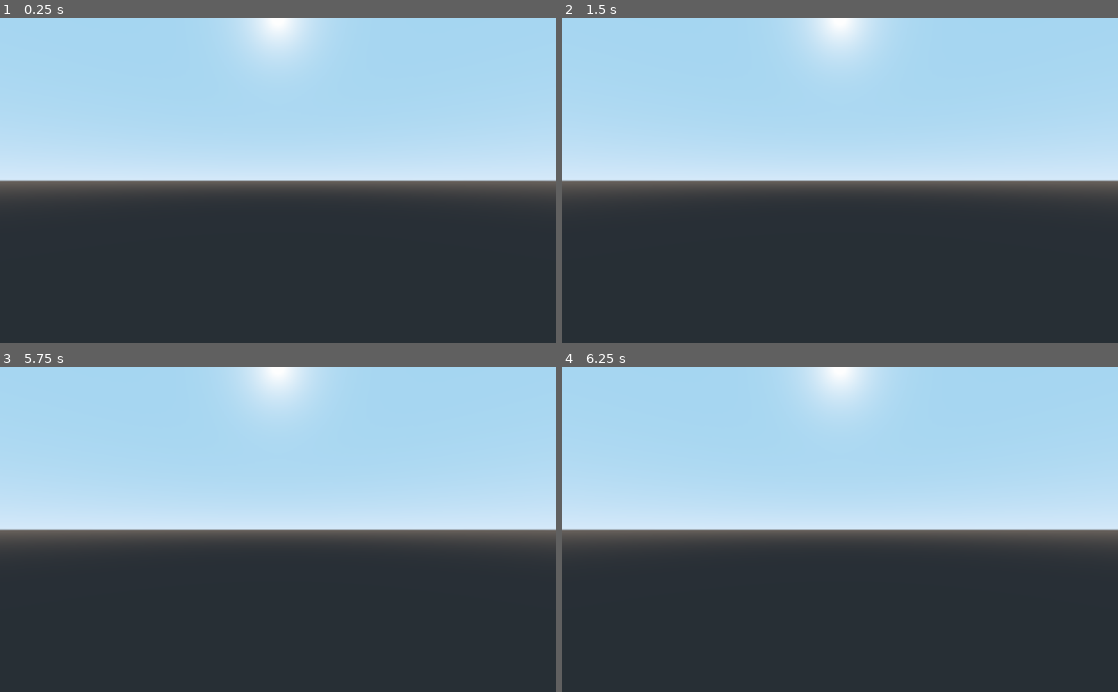
Above: before the commit, frames 1-4 (two rows, left to right).
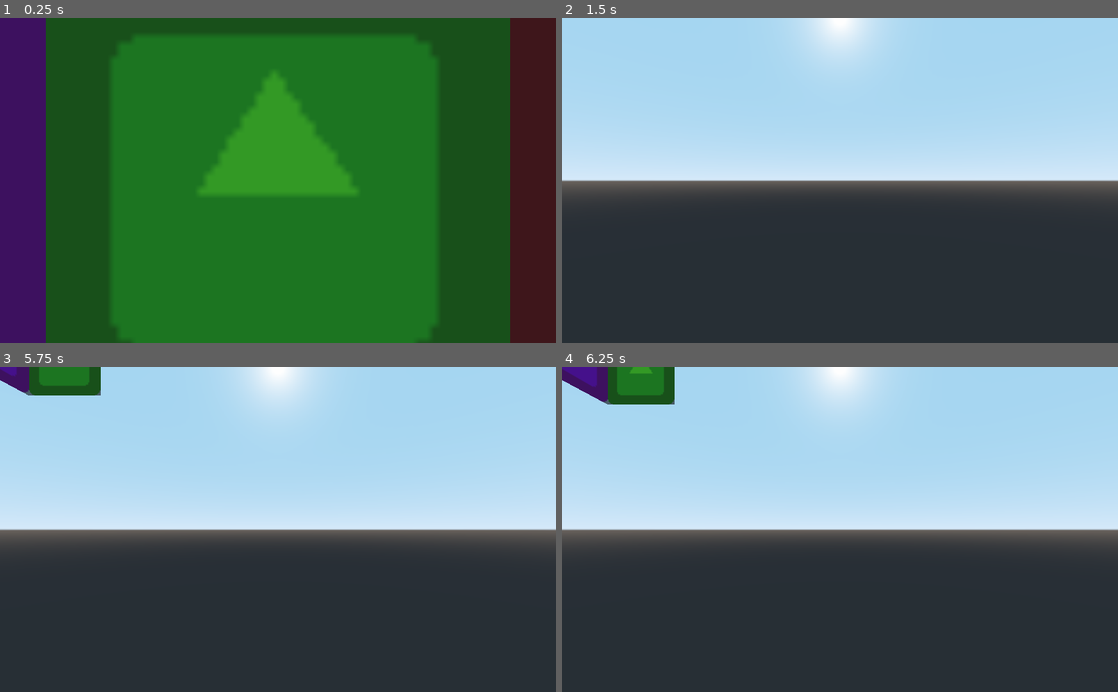
Above: after the commit, the same moments.

Repository: bemain/game-jam-2022w8
Game: Godot game, scene res://World.tscn
The game is run twice, just before and just after one commit, with the same random seed, the same clock (stepped at 60 frames per second) and the same inputs. The engine's default icon, where the game draws it, is replaced by a stand-in: a white triangle on a blue panel in a dark square.
Inputs (mouse positions are in pixels of both pictures, inside the frame that each line leads up to):
- Up to frame 1 (0.25 s): no input
- Up to frame 2 (1.5 s): tap Enter at 0.5 s; move the mouse to (962, 164) at 0.52 s; hold D 0.53-1.25 s; tap Q at 0.6 s; click (962, 164) at 0.67 s; tap Space at 1.25 s; drag from (728, 196) to (812, 245) at 1.27 s
- Up to frame 3 (5.75 s): tap Enter at 2, 3.5 s; move the mouse to (333, 458) at 2.02 s; hold D 2.03-2.75 s; tap Q at 2.1, 3.6, 5.1 s; tap Space at 2.75, 4.25 s; drag from (250, 594) to (111, 480) at 2.77 s; move the mouse to (444, 578) at 3.52 s; hold A 3.53-4.25 s; drag from (111, 480) to (194, 448) at 4.27 s; move the mouse to (305, 529) at 5.02 s; hold S from 5.03 s (still down); click (305, 529) at 5.17 s
- Up to frame 4 (6.25 s): release S at 5.75 s; drag from (756, 448) to (728, 545) at 5.77 s

The runs differ from the first frame. In frame 1, 100% of the frame differs, in the area x 0-100%, y 0-100%; in frame 2, nothing differs; in frame 3, 1.5%; in frame 4, 2.0%.

Commit message:
Generate meshes from walls and ceiling

Diff:
--- a/World.gd
+++ b/World.gd
@@ -1,24 +1,45 @@
 extends Spatial
-
-var viewports = []
 
 
 func _ready():
-	create_viewports()
+	create_room()
 
-func create_viewports():
-	var room = $Room
-	var surfaces = []
-	# Get walls and ceiling
+
+func create_room():
+	var room2d = $Room
+	# Generate walls
 	for i in range(4):
-		surfaces.append(room.get_node("Wall" + str(i + 1)))
-	surfaces.append(room.get_node("Ceiling"))
+		var mesh_instance = create_mesh(room2d.get_node("Wall" + str(i + 1)))
+		# Position the mesh
+		mesh_instance.rotate(Vector3(1, 0, 0), -PI / 2)
+		mesh_instance.rotate(Vector3(0, 1, 0), i * PI / 2)
+		mesh_instance.translation = Vector3(0, 0, 0.5).rotated(Vector3(0, 1, 0), i * PI / 2)
+		add_child(mesh_instance)
+	# Generate ceilings
+	var mesh_instance = create_mesh(room2d.get_node("Ceiling"))
+	mesh_instance.rotate(Vector3(1, 0, 0), PI)
+	mesh_instance.translation = Vector3(0, 0.5, 0)
+	add_child(mesh_instance)
 
-	# Generate viewports
-	for surface in surfaces:
-		var viewport = Viewport.new()
-		surface.visible = true
-		viewport.size = Constants.wallsize
-		viewport.add_child(surface)
-		viewports.append(viewport)
-	remove_child(room)
+	remove_child(room2d)
+
+
+func create_mesh(surface):
+	surface.get_parent().remove_child(surface)
+	surface.position = Constants.wallsize / 2 if surface.centered else Vector2.ZERO
+	surface.visible = true
+	# Create viewport
+	var viewport = Viewport.new()
+	viewport.size = Constants.wallsize
+	viewport.set_clear_mode(Viewport.CLEAR_MODE_ONLY_NEXT_FRAME)
+	viewport.add_child(surface)
+	# Create mesh
+	var mesh_instance = MeshInstance.new()
+	var plane_mesh = PlaneMesh.new()
+	var material = SpatialMaterial.new()
+	material.albedo_texture = viewport.get_texture()
+	plane_mesh.size = viewport.size / viewport.size.x
+	plane_mesh.material = material
+	mesh_instance.mesh = plane_mesh
+	mesh_instance.add_child(viewport)
+	return mesh_instance
